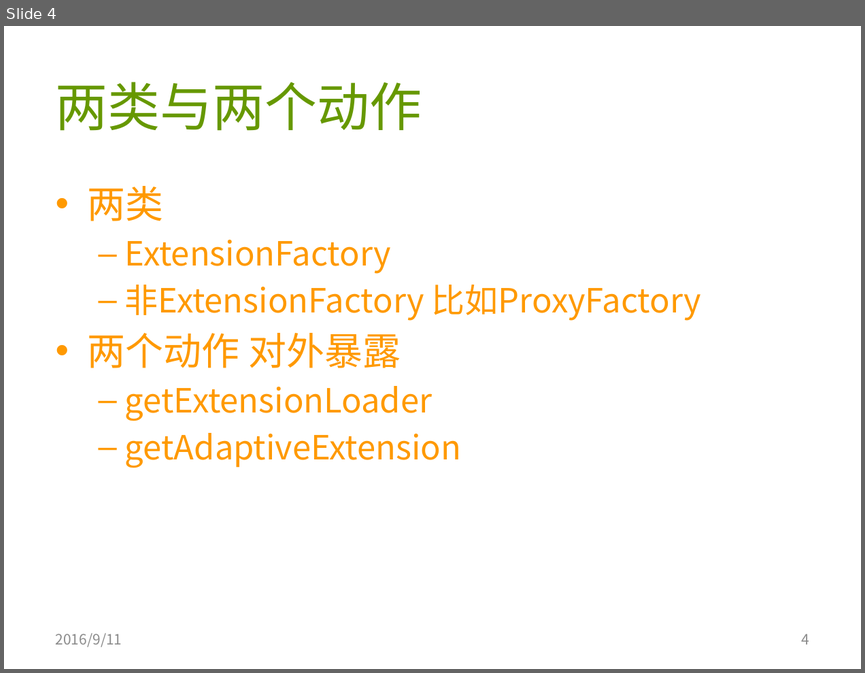
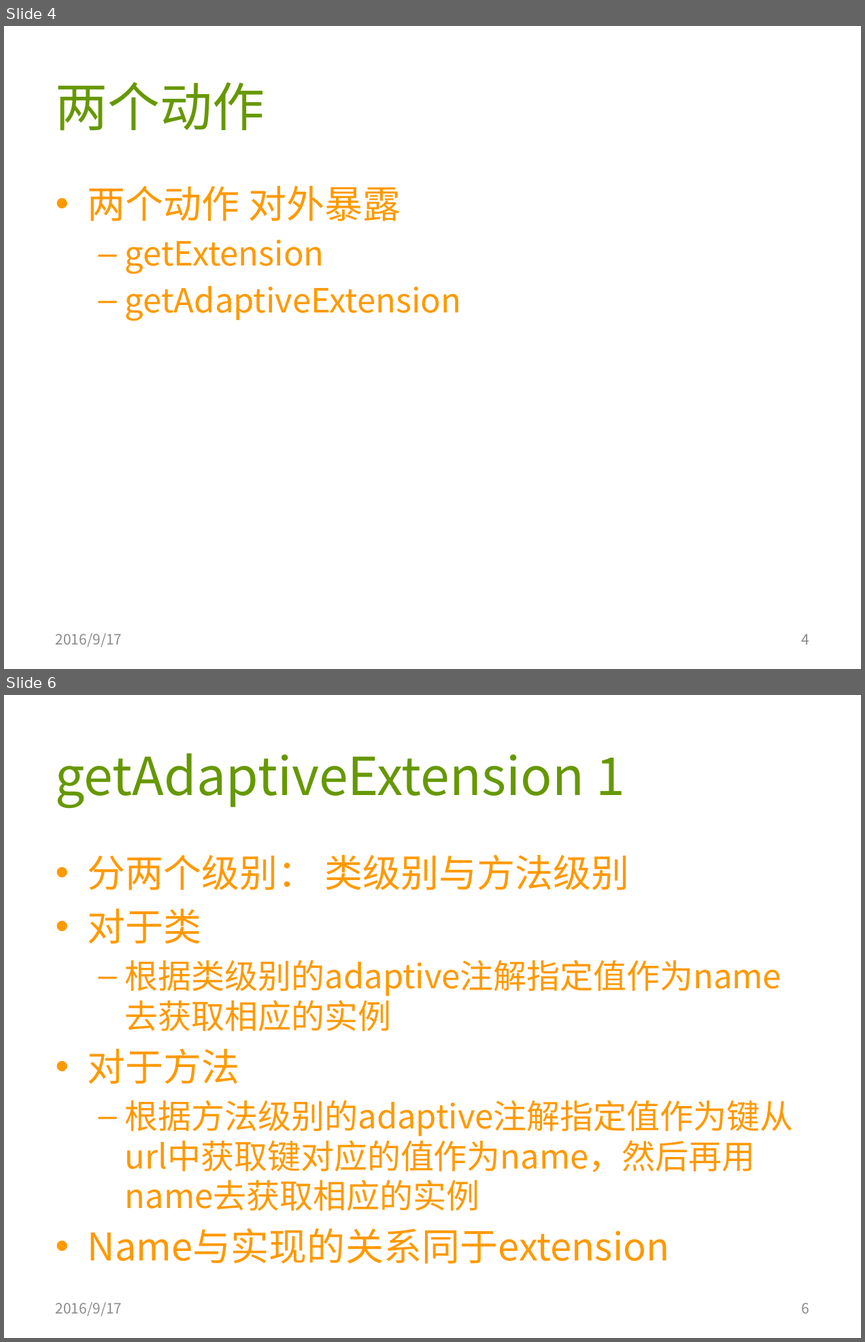
Before and after one commit to AmarRocks/demo, a slide deck: 04.dubbo_demo/document/dubbo源码分析3-扩展点.pptx. Shown one above the other, each under a label of ours: slide 4 before the commit, slides 4 and 6 after it; the slides between them are not shown. The pictures are 865x673 and 865x1342 pixels, drawn with LibreOffice and Linux fonts; fonts in the diff are those of the drawing. Boxes give left, top, right and bottom in pixels: in the first picture for what was removed or moved away, otherwise in the second. Text is boxed around its words. In the diff, an @@ line names an element or a change of style, - is before the commit and + after.

Commit message:
dubbo src study3 extension close

```diff
--- a/04.dubbo_demo/document/dubbo源码分析3-扩展点.pptx
+++ b/04.dubbo_demo/document/dubbo源码分析3-扩展点.pptx
@@ slide 6 added at [4, 695, 861, 1338], background #FFFFFF @@
@@ title added at [56, 753, 625, 808], 44 pt, text #669800 @@
+getAdaptiveExtension 1
@@ text added at [88, 854, 793, 1263], 28 pt, text #FF9900 @@
+• 分两个级别： 类级别与方法级别
+• 对于类
+  – 根据类级别的adaptive注解指定值作为name去获取相应的实例
+• 对于方法
+  – 根据方法级别的adaptive注解指定值作为键从url中获取键对应的值作为name，然后再用name去获取相应的实例
+• Name与实现的关系同于extension
@@ text added at [56, 1302, 122, 1316], 12 pt, text #8C8C8C @@
+2016/9/17
@@ page number added at [802, 1302, 810, 1313], 12 pt, text #8C8C8C @@
+6
@@ slide 4 changed as well @@
@@ title at [56, 82, 265, 131]: text changed @@
-两类与两个动作
+两个动作
@@ text at [88, 186, 701, 320]: paragraphs removed @@
-• 两类
-  – ExtensionFactory
-  – 非ExtensionFactory 比如ProxyFactory
@@ text at [125, 240, 324, 274]: text changed @@
-  – getExtensionLoader
+  – getExtension
@@ text at [56, 633, 122, 647]: text changed @@
-2016/9/11
+2016/9/17
```
Also in this commit, not shown: 4 other slides changed, 2 other slides added, 1 slide removed, 2 other files.
